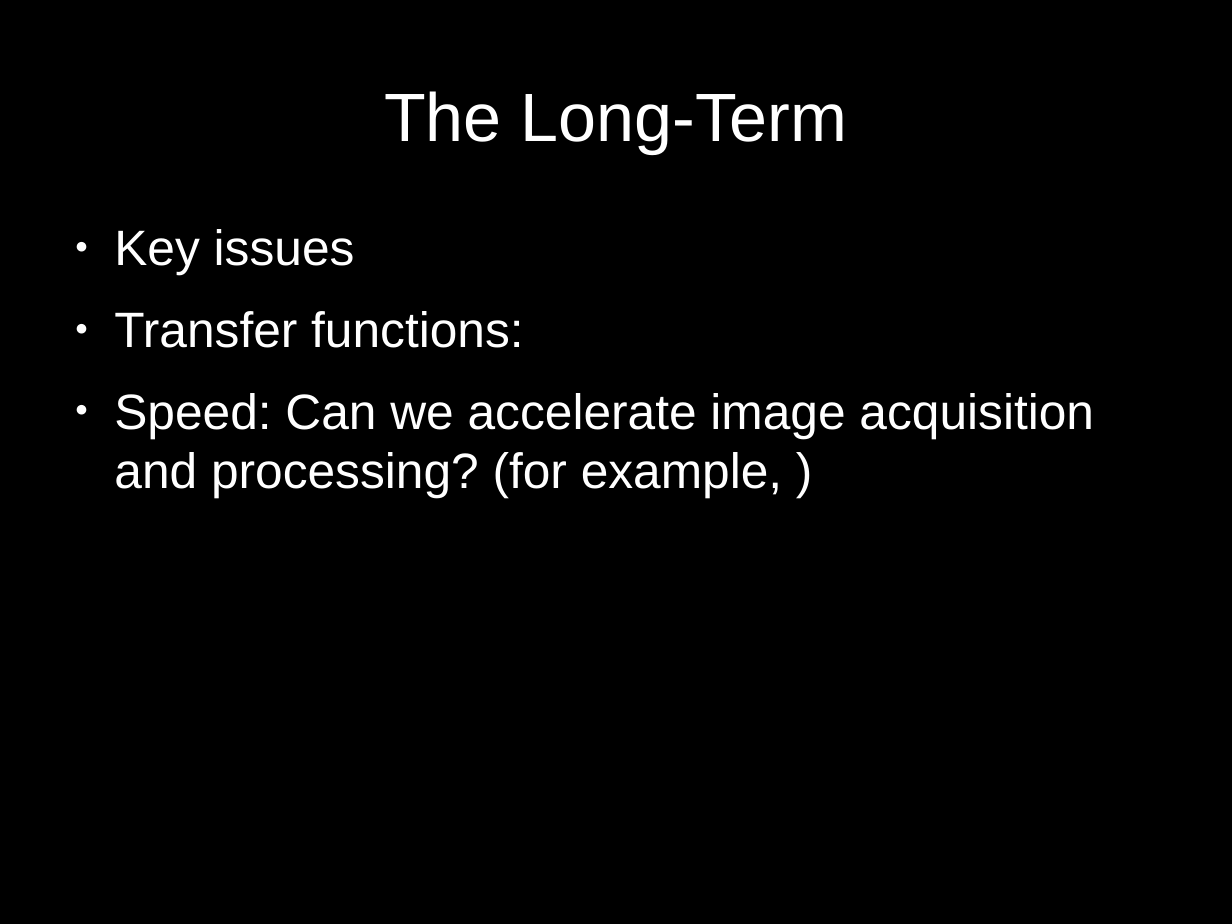
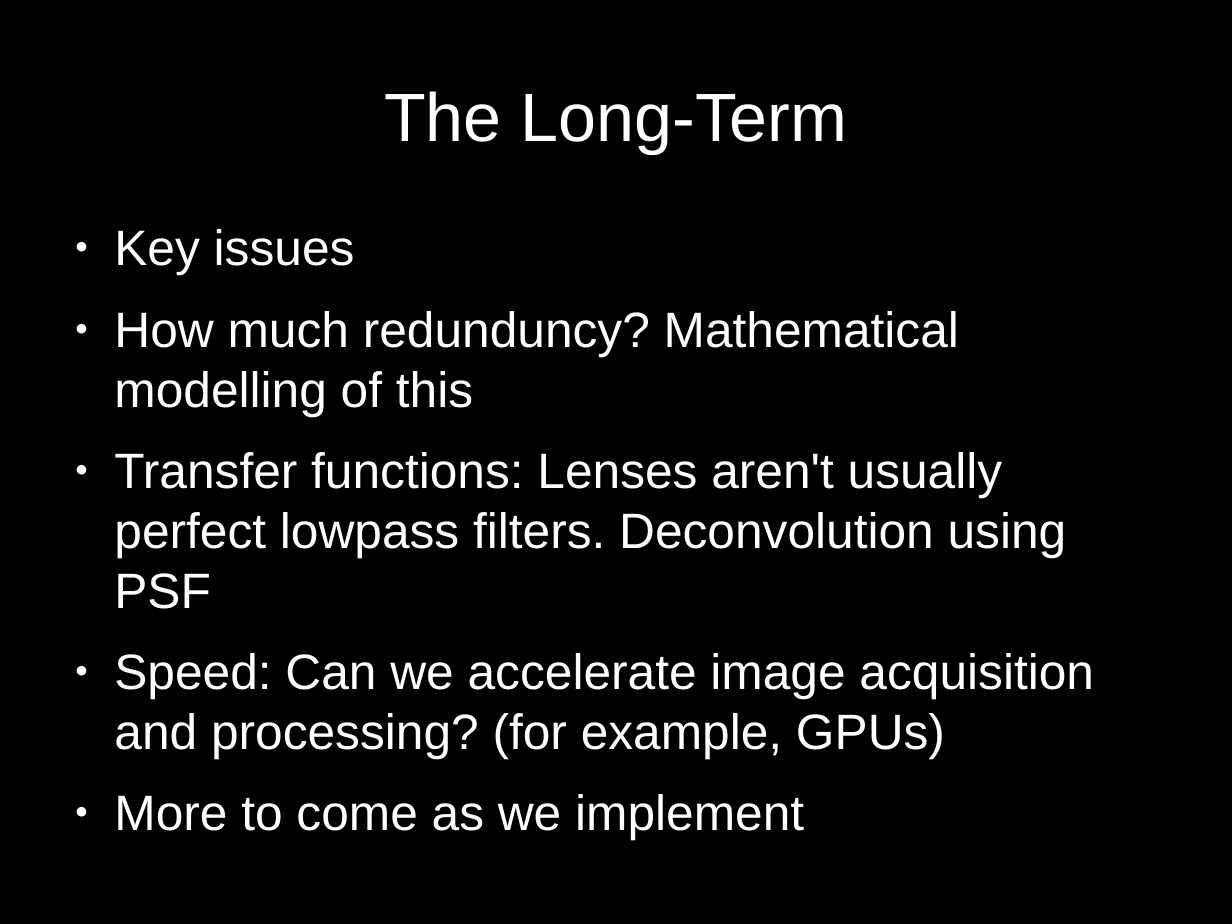
Before and after one commit to alankarkotwal/lvp-imaging, a slide deck: slide 8 of design/1 Approach.odp. Drawn at 1232x924 pixels with LibreOffice and Linux fonts; fonts in the diff are those of the drawing. Boxes give left, top, right and bottom in pixels: in the first picture for what was removed or moved away, otherwise in the second. Text is boxed around its words. In the diff, an @@ line names an element or a change of style, - is before the commit and + after.

```diff
--- a/design/1 Approach.odp
+++ b/design/1 Approach.odp
@@ text at [114, 311, 1094, 840]: text changed @@
-● Transfer functions:
-● Speed: Can we accelerate image acquisition and processing? (for example, )
+● How much redunduncy? Mathematical modelling of this
+● Transfer functions: Lenses aren't usually perfect lowpass filters. Deconvolution using PSF
+● Speed: Can we accelerate image acquisition and processing? (for example, GPUs)
+● More to come as we implement
```
Also in this commit, not shown: 2 other slides changed, 1 other file.
